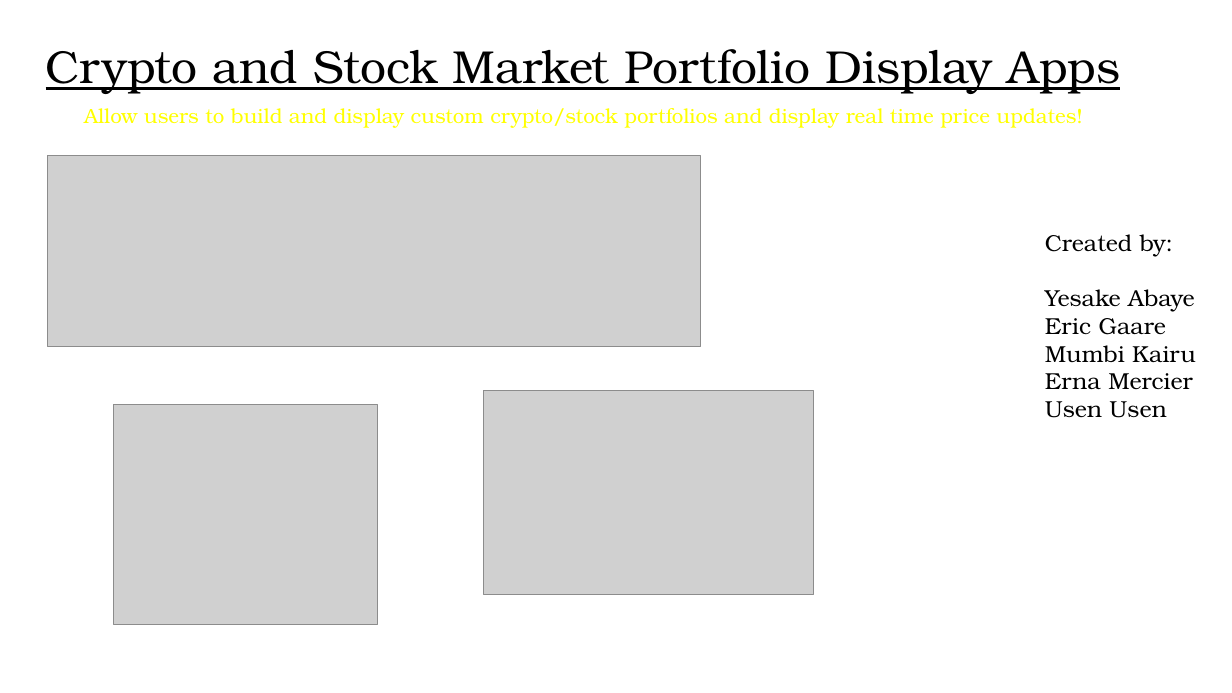
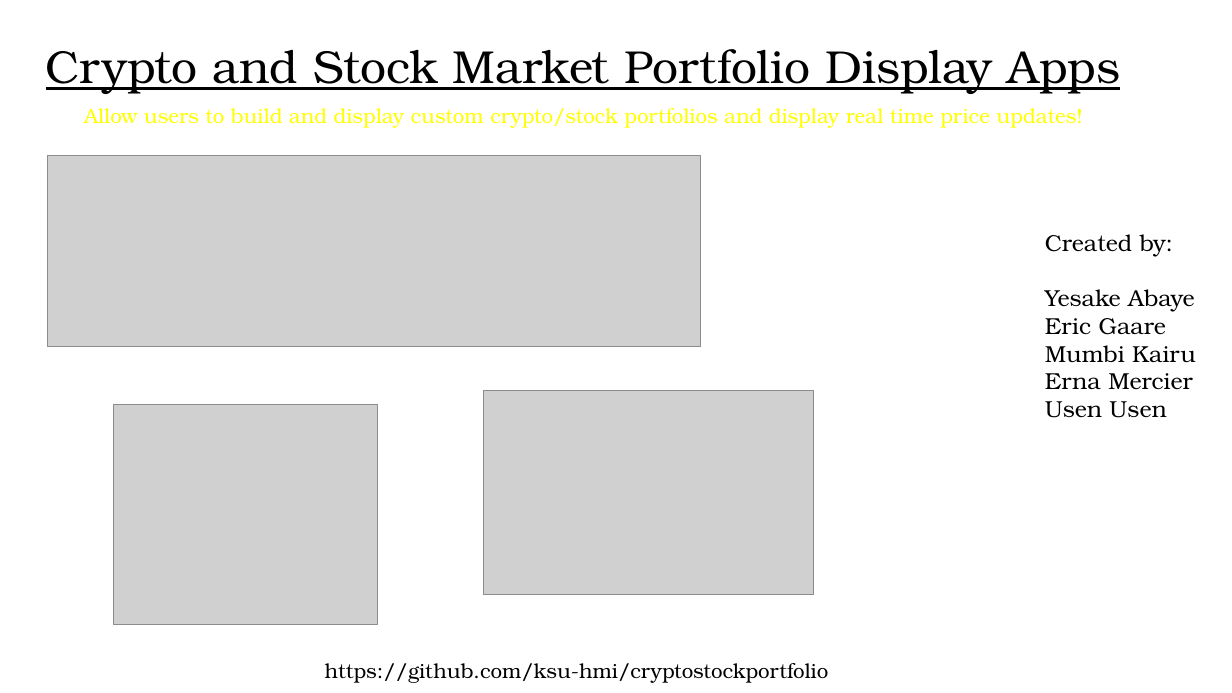
Before and after one commit to ksu-hmi/cryptostockportfolio, a slide deck: slide 1 of splashscreen_cryptostock.pptx. Drawn at 1232x693 pixels with LibreOffice and Linux fonts; fonts in the diff are those of the drawing; grey boxes stand for pictures; background and template pictures are left out. Boxes give left, top, right and bottom in pixels: in the first picture for what was removed or moved away, otherwise in the second. Text is boxed around its words. In the diff, an @@ line names an element or a change of style, - is before the commit and + after.

```diff
--- a/splashscreen_cryptostock.pptx
+++ b/splashscreen_cryptostock.pptx
@@ text added at (x1=325, y1=663, x2=829, y2=683), 16 pt, text #000000 @@
+https://github.com/ksu-hmi/cryptostockportfolio
```
